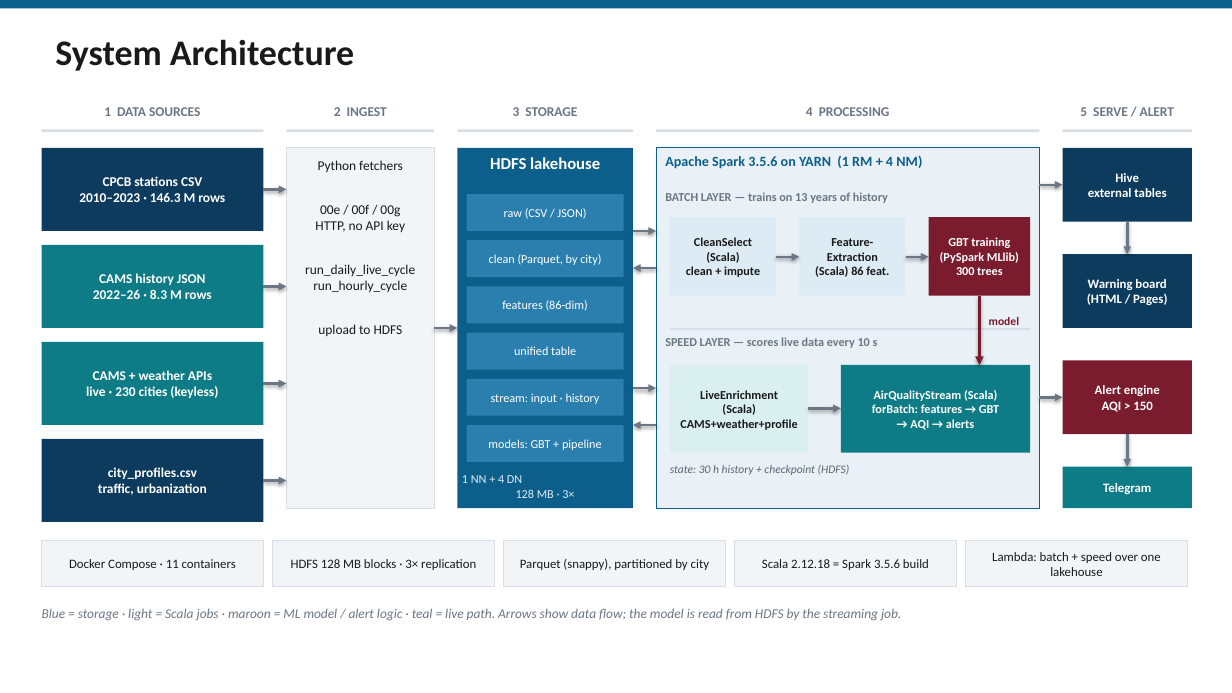
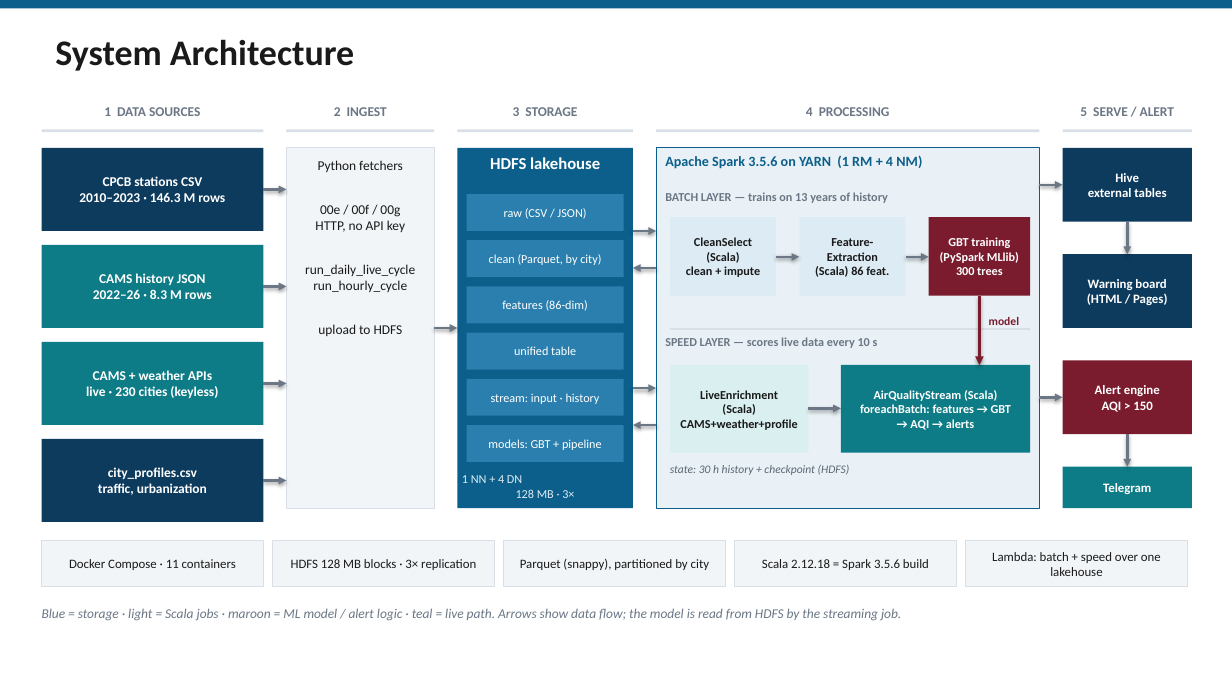
Before and after one commit to jaganath010/A-Scalable-Big-Data-Platform-for-Real-Time-Urban-Air-Quality-Tracking-and-Public-Safety-Alerting, a slide deck: slide 4 of presentation/Final_Review_10_Slides.pptx. Drawn at 1232x693 pixels with LibreOffice and Linux fonts; fonts in the diff are those of the drawing. Boxes give left, top, right and bottom in pixels: in the first picture for what was removed or moved away, otherwise in the second. Text is boxed around its words. In the diff, an @@ line names an element or a change of style, - is before the commit and + after.

```diff
--- a/presentation/Final_Review_10_Slides.pptx
+++ b/presentation/Final_Review_10_Slides.pptx
@@ text at <box>860,404,1011,413</box>: text changed @@
-forBatch: features → GBT
+foreachBatch: features → GBT
```
Also in this commit, not shown: 2 other files.
